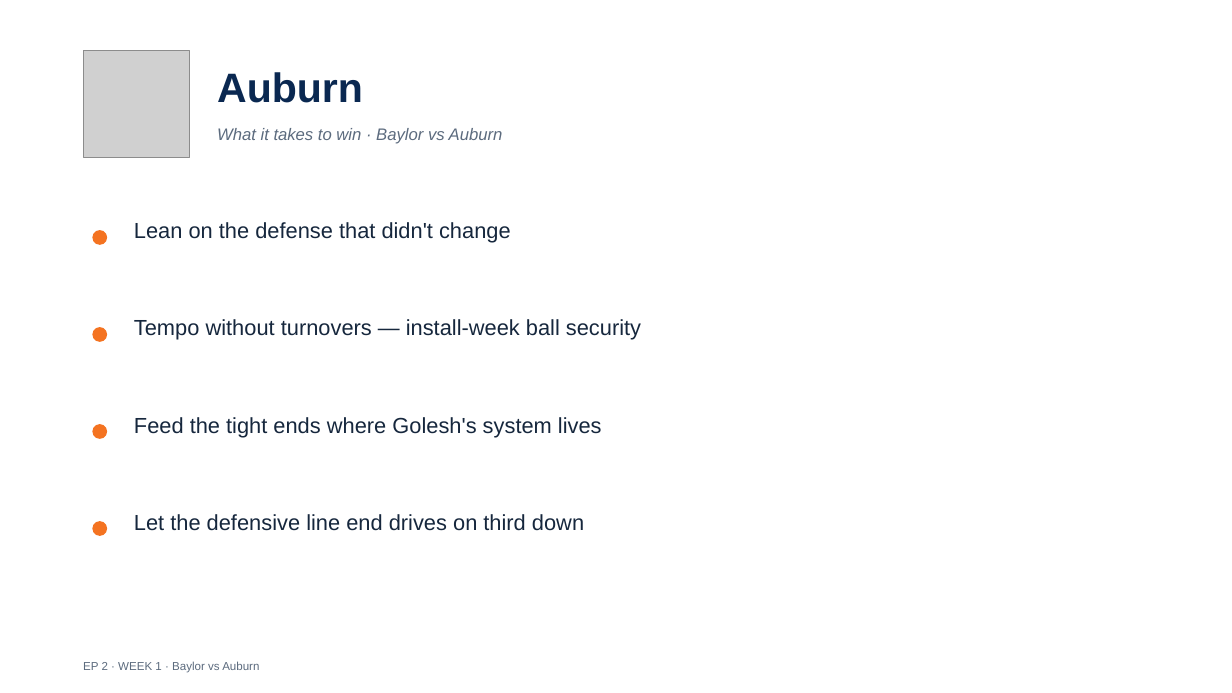
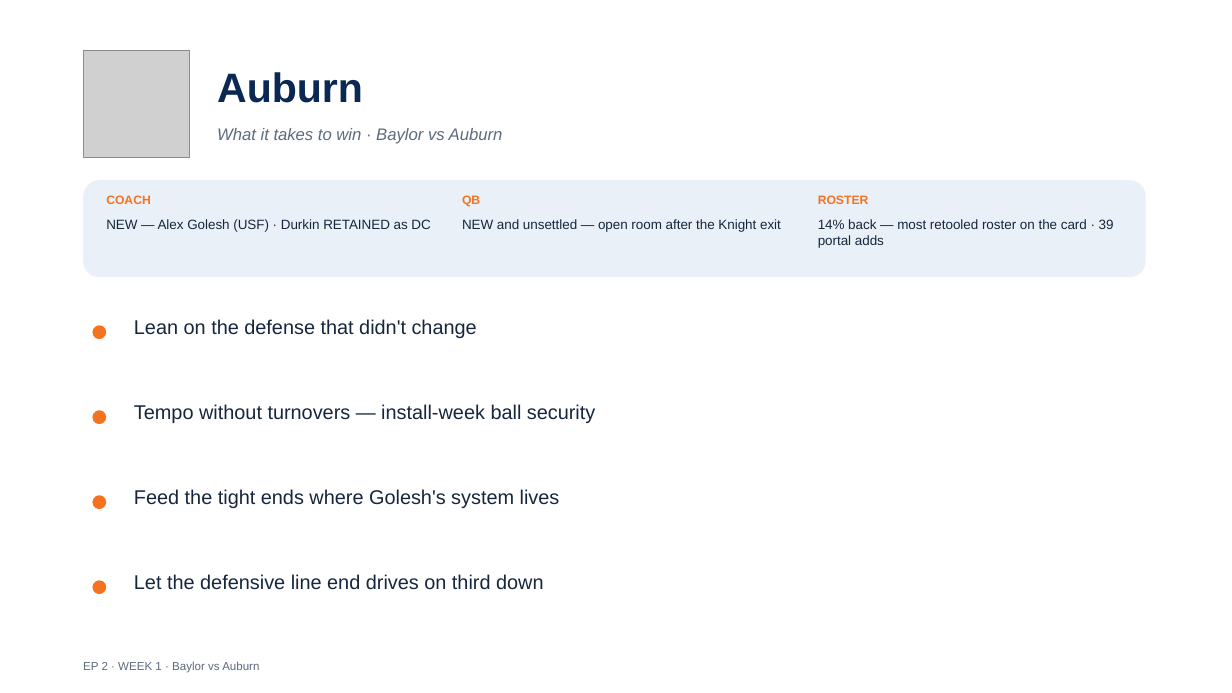
Before and after one commit to lucasalvarezflorida-lab/ncaa-fbs-analytics, a slide deck: slide 5 of decks/2026_Week1_Episode2.pptx. Drawn at 1232x693 pixels with LibreOffice and Linux fonts; fonts in the diff are those of the drawing; grey boxes stand for pictures. Boxes give left, top, right and bottom in pixels: in the first picture for what was removed or moved away, otherwise in the second. Text is boxed around its words. In the diff, an @@ line names an element or a change of style, - is before the commit and + after.

```diff
--- a/decks/2026_Week1_Episode2.pptx
+++ b/decks/2026_Week1_Episode2.pptx
@@ rounded rectangle added at [83,180,1146,277], fill #EAF0F8 @@
@@ text added at [106,195,151,204], 9.5 pt, text #F47321, bold @@
+COACH
@@ text added at [462,195,480,207], 9.5 pt, text #F47321, bold @@
+QB
@@ text added at [818,195,869,204], 9.5 pt, text #F47321, bold @@
+ROSTER
@@ text added at [106,219,430,232], 10.5 pt, text #16273D @@
+NEW — Alex Golesh (USF) · Durkin RETAINED as DC
@@ text added at [462,219,781,232], 10.5 pt, text #16273D @@
+NEW and unsettled — open room after the Knight exit
@@ text added at [818,219,1114,248], 10.5 pt, text #16273D @@
+14% back — most retooled roster on the card · 39 portal adds
@@ size 17 to 15.5 pt in 4 elements at [134,574,544,590], [134,489,560,508], [134,404,595,423], [134,319,477,338] @@
@@ text "Lean on the defense that ...": place and size @@
-text "Lean on the defense that ..." at [134,222,511,243]
+text "Lean on the defense that ..." at [134,319,477,338]
@@ ellipse: place and size @@
-ellipse at [92,424,107,439]
+ellipse at [92,410,106,424]
@@ text "Tempo without turnovers — install-week ...": place and size @@
-text "Tempo without turnovers — install-week ..." at [134,319,641,340]
+text "Tempo without turnovers — install-week ..." at [134,404,595,423]
@@ ellipse: place and size @@
-ellipse at [92,521,107,536]
+ellipse at [92,495,106,509]
@@ text "Feed the tight ends where ...": place and size @@
-text "Feed the tight ends where ..." at [134,417,602,437]
+text "Feed the tight ends where ..." at [134,489,560,508]
@@ text "Let the defensive line end ...": place and size @@
-text "Let the defensive line end ..." at [134,514,584,531]
+text "Let the defensive line end ..." at [134,574,544,590]
@@ ellipse: place and size @@
-ellipse at [92,230,107,245]
+ellipse at [92,580,106,594]
```
Also in this commit, not shown: 14 other slides changed, 1 other file.
